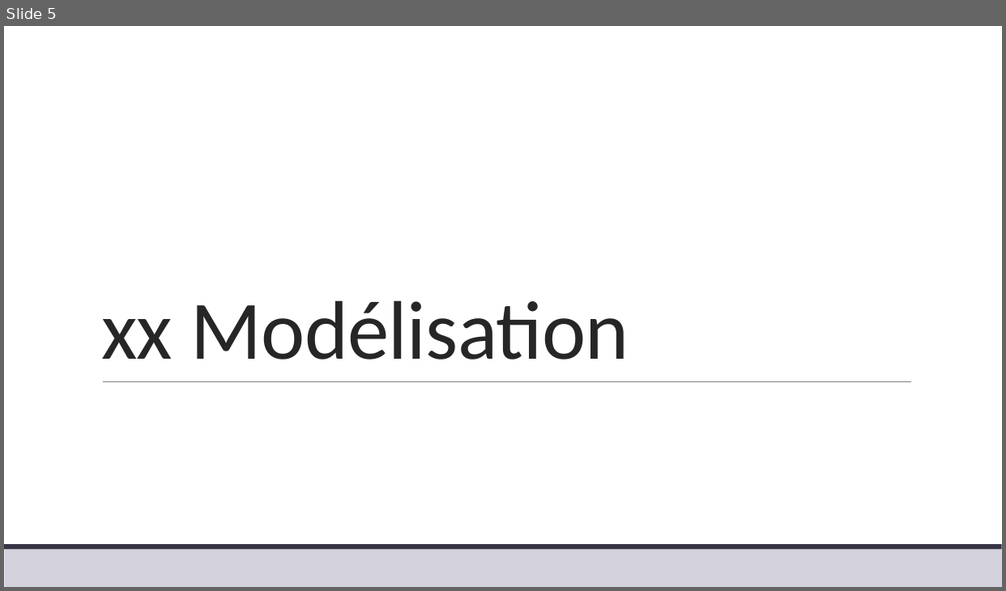
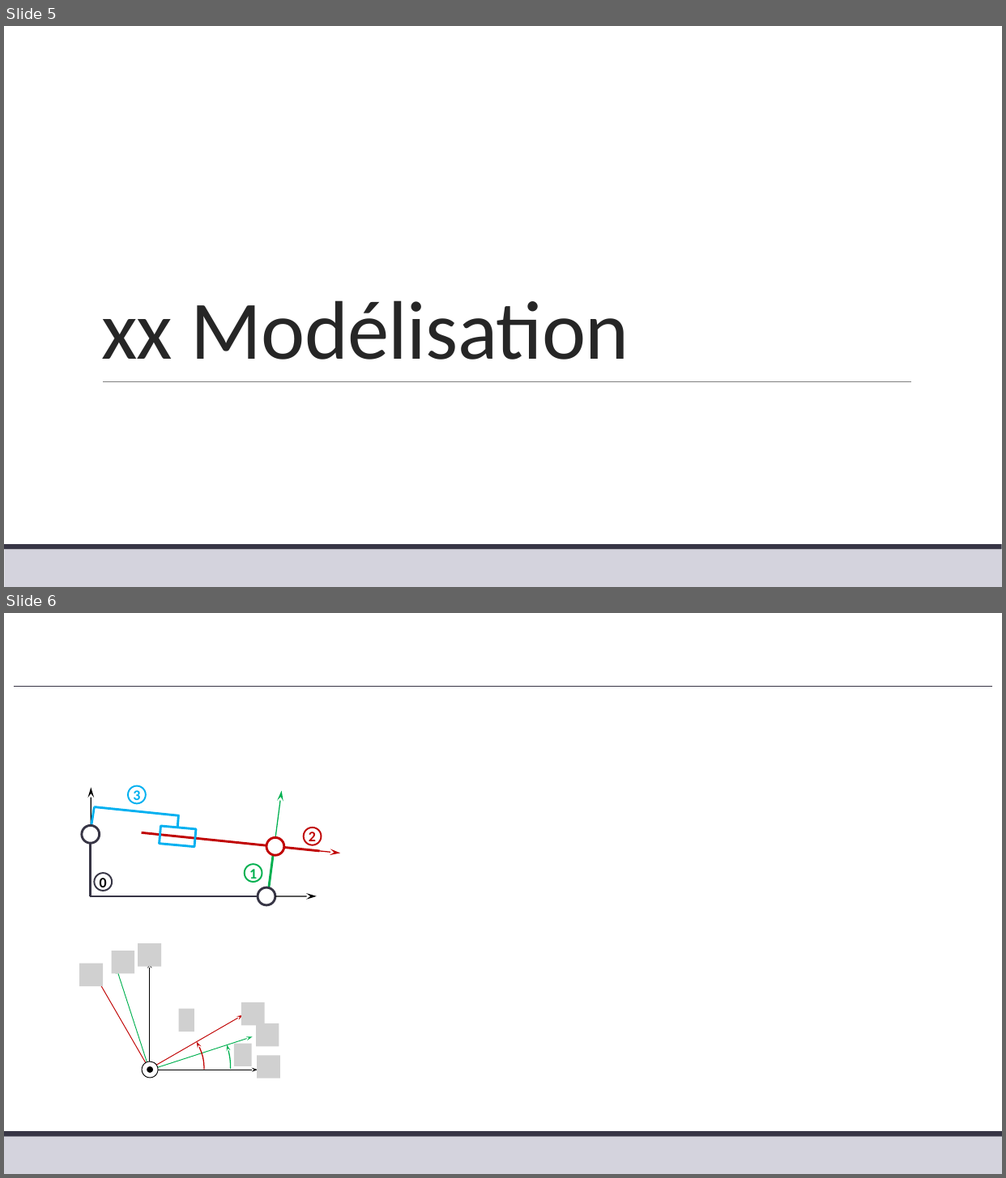
Before and after one commit to xpessoles/TP_Corriges, a slide deck: 14_PiloteAutomatique/14_PiloteAutomatique_Corrige.pptx. Shown one above the other, each under a label of ours: slide 5 before the commit, slides 5 and 6 after it. The pictures are 1006x591 and 1006x1178 pixels, drawn with LibreOffice and Linux fonts; fonts in the diff are those of the drawing; grey boxes stand for pictures; background and template pictures are left out. Boxes give left, top, right and bottom in pixels: in the first picture for what was removed or moved away, otherwise in the second. Text is boxed around its words. In the diff, an @@ line names an element or a change of style, - is before the commit and + after.

```diff
--- a/14_PiloteAutomatique/14_PiloteAutomatique_Corrige.pptx
+++ b/14_PiloteAutomatique/14_PiloteAutomatique_Corrige.pptx
@@ slide 6 added at (4,613,1002,1174), background #FFFFFF; not listed: 2 template elements that a slide beside it also shows @@
@@ line added from (14, 686) to (992, 686), #373545 0.5 pt @@
@@ group added at (82,786,340,905): 7 lines, 7 ellipses, 4 arrows, 1 rectangle @@
+0
+1
+2
+3
@@ group added at (70,944,280,1150): 8 pictures, 6 arrows, 2 ellipses, 2 arc (boxed as its full ellipse)s @@
```
Also in this commit, not shown: 1 slide changed, 1 other slide added, 2 slides removed.
